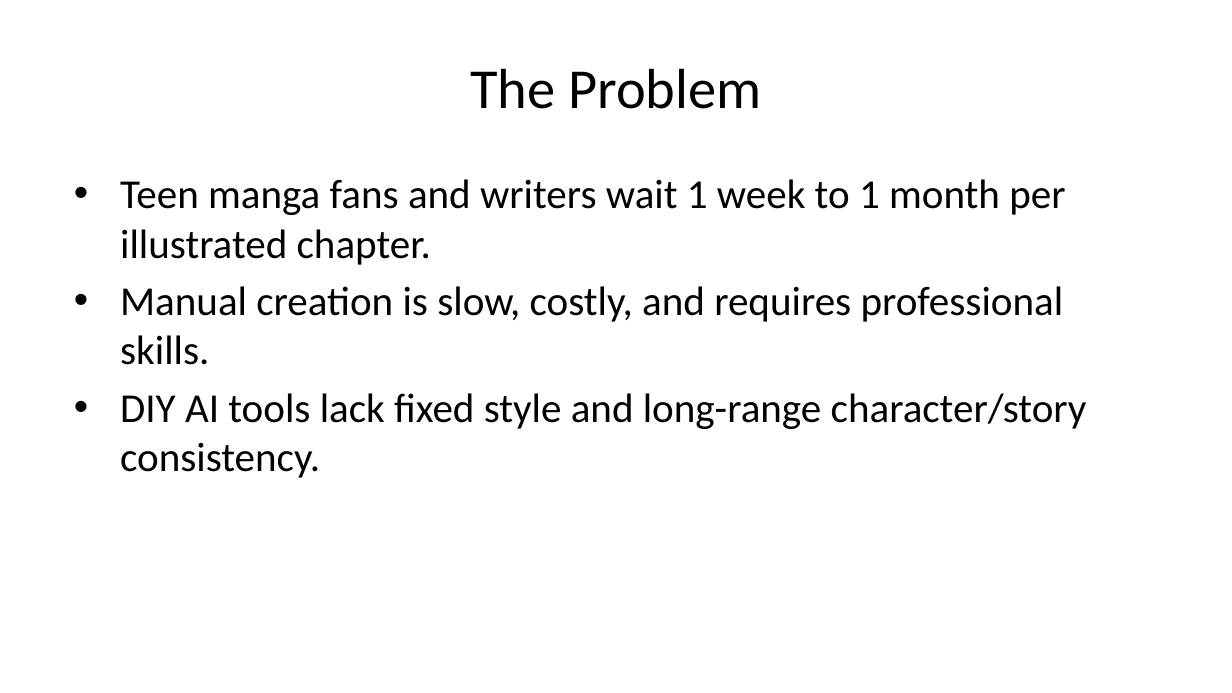
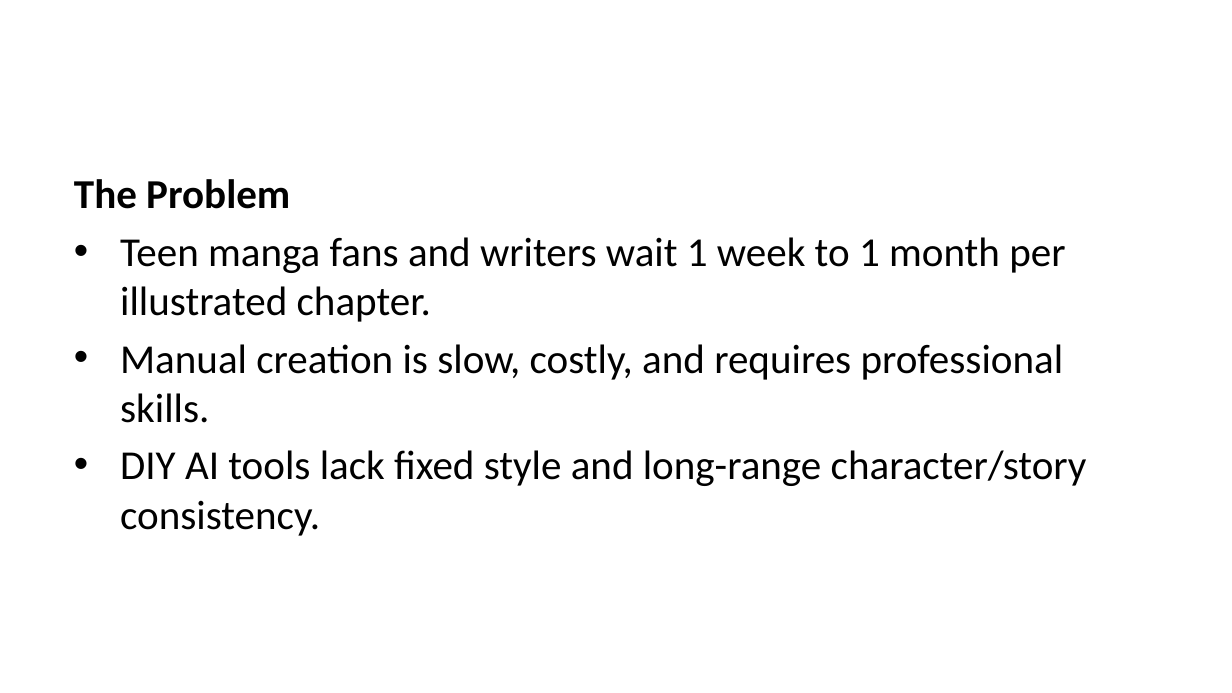
Before and after one commit to comics-factory/pitch-deck, a slide deck: slide 2 of dist/ai-storybook-investor.pptx (slide 3 before the commit). Drawn at 1232x693 pixels with LibreOffice and Linux fonts; fonts in the diff are those of the drawing. Boxes give left, top, right and bottom in pixels: in the first picture for what was removed or moved away, otherwise in the second. Text is boxed around its words. In the diff, an @@ line names an element or a change of style, - is before the commit and + after.

```diff
--- a/dist/ai-storybook-investor.pptx
+++ b/dist/ai-storybook-investor.pptx
@@ title removed at bbox=[470, 68, 761, 109] @@
-The Problem
@@ text at bbox=[74, 179, 290, 209]: paragraph added @@
+The Problem
```
Also in this commit, not shown: 8 other slides changed, 4 slides added, 2 slides removed, 36 other files.
